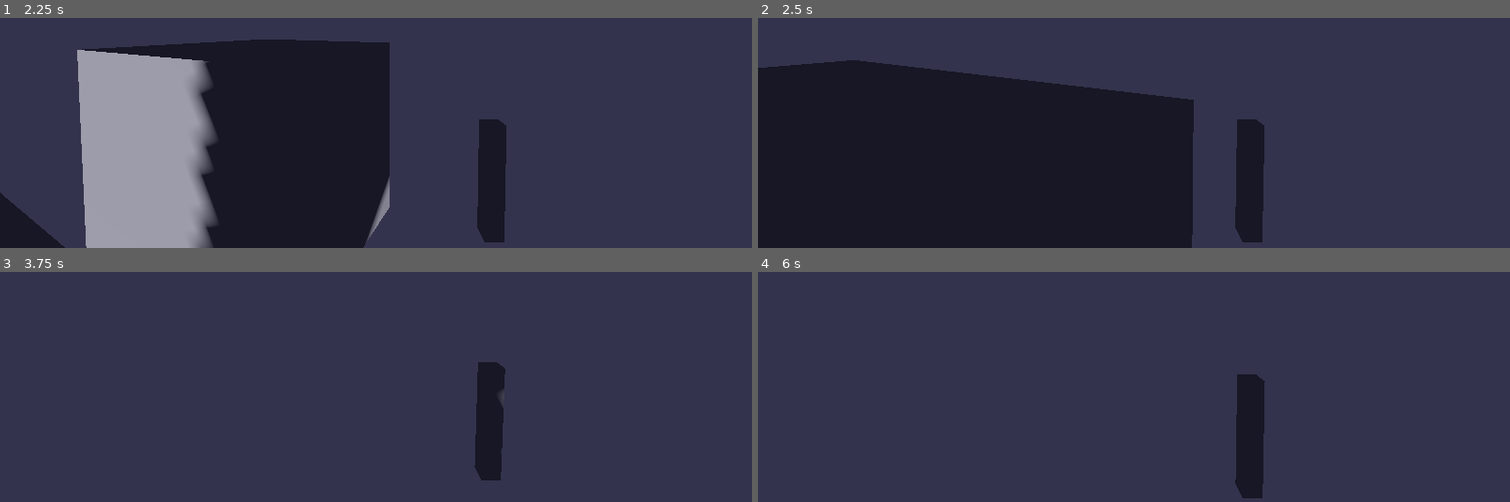
Above: before the commit, frames 1-4 (two rows, left to right).
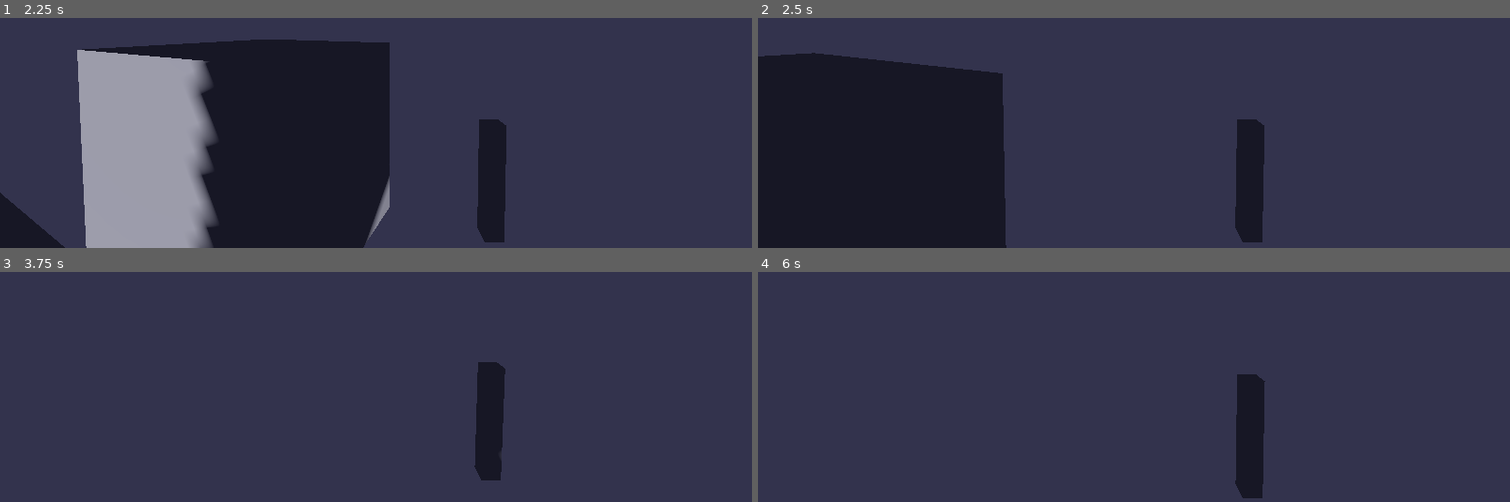
Above: after the commit, the same moments.

Repository: markettrade724-max/real-team
Game: Godot game, scene res://main_scene.tscn
Same seed, same stepped clock (60 frames per second), same inputs: the game is played once before the commit and once after it.
Inputs (mouse positions are in pixels of both pictures, inside the frame that each line leads up to):
- Up to frame 1 (2.25 s): tap Enter at 0.5 s; move the mouse to (outside the picture) at 0.52 s; hold D (move_right) 0.53-1.28 s; click (outside the picture) at 0.6 s; tap Space (jump) at 0.77, 1.52 s; move the mouse to (338, 38) at 1.27 s; hold W (move_forward) from 1.28 s (still down); click (338, 38) at 1.35 s; move the mouse to (391, 29) at 2.02 s; click (391, 29) at 2.1 s
- Up to frame 2 (2.5 s): keep holding W (move_forward)
- Up to frame 3 (3.75 s): keep holding W (move_forward); move the mouse to (368, 297) at 2.77 s; click (368, 297) at 2.85 s; tap Space (jump) at 3.02, 3.5 s; move the mouse to (428, 297) at 3.52 s; click (428, 297) at 3.6 s
- Up to frame 4 (6 s): tap Space (jump) at 3.77, 4.52, 5 s; tap Enter at 4.25, 5.75 s; move the mouse to (1073, 285) at 4.27 s; click (1073, 285) at 4.35 s; move the mouse to (1141, 290) at 5.02 s; click (1141, 290) at 5.1 s; move the mouse to (1103, 283) at 5.77 s; release W (move_forward) at 5.78 s; hold D (move_right) from 5.78 s (still down); click (1103, 283) at 5.85 s

Frame 1 is identical in both runs. In frame 2, 18% of the frame differs, in the area x 0-58%, y 15-100%; in frame 3, less than 0.1%; in frame 4, less than 0.1%.

Commit message:
Add CollisionShape3D to target scene

Diff:
--- a/godot-projects/genesis-3d/target.tscn
+++ b/godot-projects/genesis-3d/target.tscn
@@ -1,8 +1,11 @@
-[gd_scene load_steps=3 format=3 uid="uid://target"]
+[gd_scene load_steps=4 format=3 uid="uid://target"]
 
 [ext_resource type="Script" path="res://target.gd" id="1_script"]
 
 [sub_resource type="BoxMesh" id="1_box"]
+size = Vector3(1, 1, 1)
+
+[sub_resource type="BoxShape3D" id="2_shape"]
 size = Vector3(1, 1, 1)
 
 [node name="Target" type="StaticBody3D"]
@@ -12,3 +15,7 @@
 [node name="MeshInstance3D" type="MeshInstance3D" parent="."]
 mesh = SubResource("1_box")
 transform = Transform3D(1, 0, 0, 0, 1, 0, 0, 0, 1, 0, 0.5, 0)
+
+[node name="CollisionShape3D" type="CollisionShape3D" parent="."]
+shape = SubResource("2_shape")
+transform = Transform3D(1, 0, 0, 0, 1, 0, 0, 0, 1, 0, 0.5, 0)
